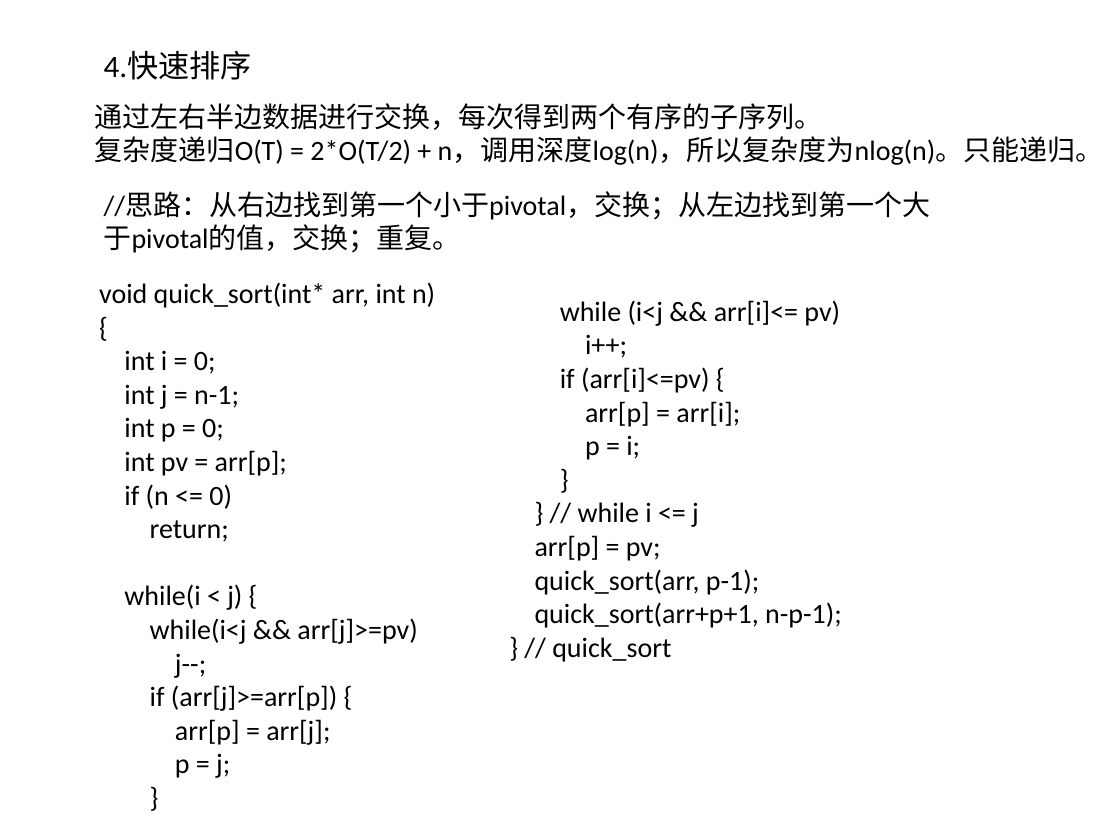
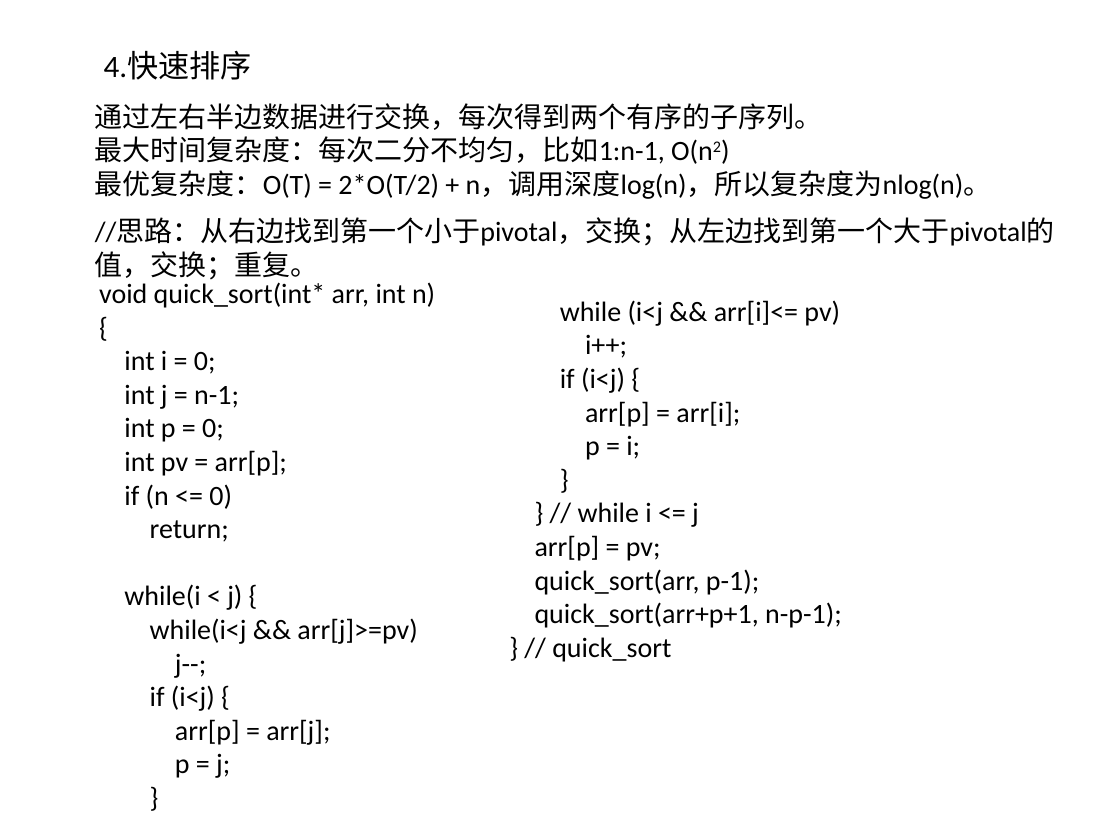
Before and after one commit to willkk/go, a slide deck: slide 5 of algos_summary.pptx. Drawn at 1120x840 pixels with LibreOffice and Linux fonts; fonts in the diff are those of the drawing. Boxes give left, top, right and bottom in pixels: in the first picture for what was removed or moved away, otherwise in the second. Text is boxed around its words. In the diff, an @@ line names an element or a change of style, - is before the commit and + after.

```diff
--- a/algos_summary.pptx
+++ b/algos_summary.pptx
@@ text at [95,136,992,199]: text changed @@
-复杂度递归O(T) = 2*O(T/2) + n，调用深度log(n)，所以复杂度为nlog(n)。只能递归。
+最大时间复杂度：每次二分不均匀，比如1:n-1, O(n2)
+最优复杂度：O(T) = 2*O(T/2) + n，调用深度log(n)，所以复杂度为nlog(n)。
@@ text "//思路：从右边找到第一个小于pivotal，交换；从左边找到第一个大于pivotal的值，交换；重复。" rewrapped from [104,192,931,253] to [95,218,1055,283] @@
@@ text at [560,367,625,393]: text changed @@
-if (arr[i]<=pv) {
+if (i<j) {
@@ text at [150,685,215,711]: text changed @@
-if (arr[j]>=arr[p]) {
+if (i<j) {
```
Also in this commit, not shown: 4 other slides changed, 1 other file.
